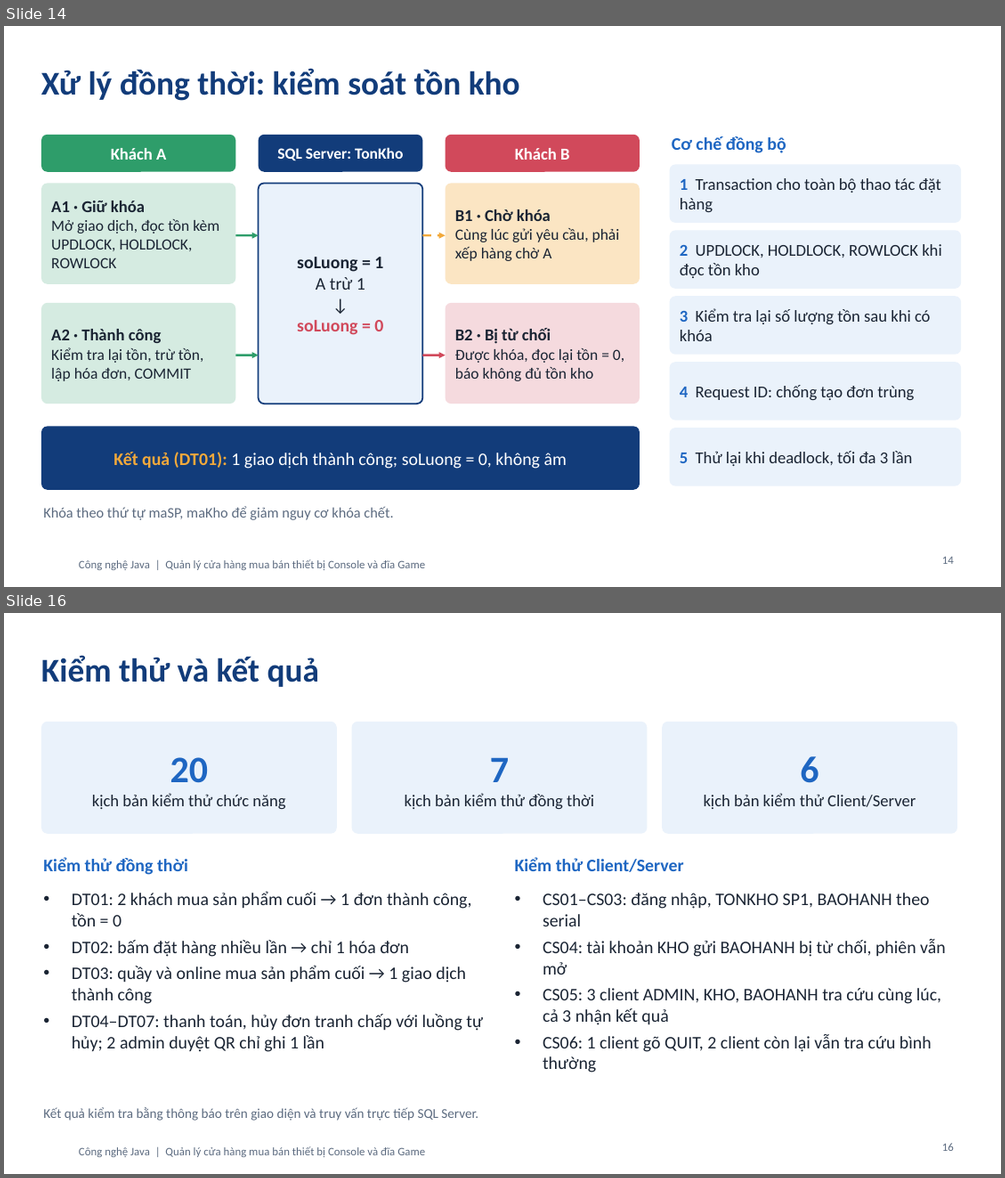
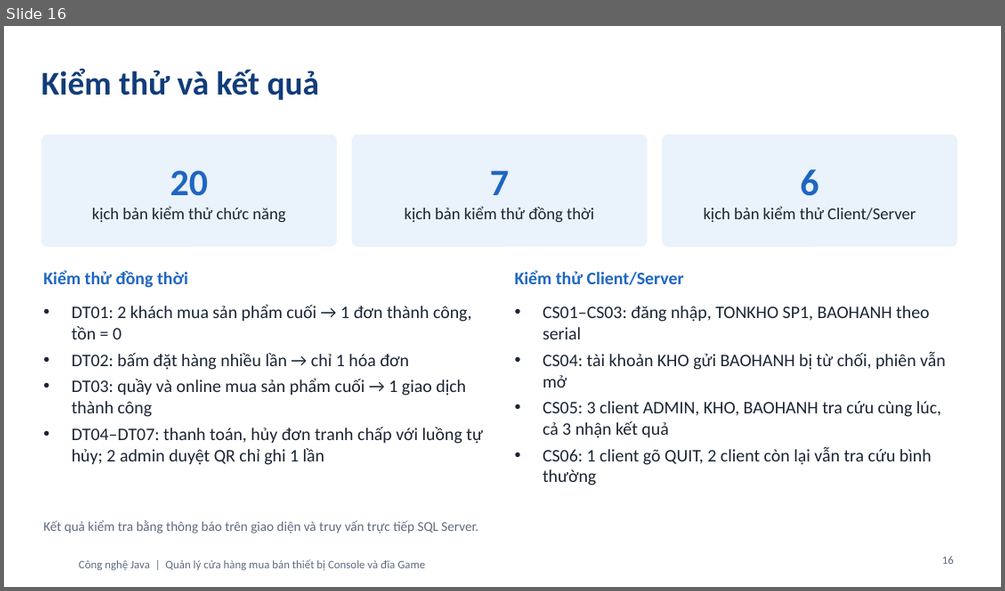
Before and after one commit to Penguin-IT/Web-ConsoleStore, a slide deck: BaoCao/ConsoleStore.pptx. Shown one above the other, each under a label of ours: slides 14 and 16 before the commit, slide 16 after it; the slides between them are not shown. The pictures are 1005x1178 and 1005x591 pixels, drawn with LibreOffice and Linux fonts; fonts in the diff are those of the drawing; background and template pictures are left out. Boxes give left, top, right and bottom in pixels: in the first picture for what was removed or moved away, otherwise in the second. Text is boxed around its words. In the diff, an @@ line names an element or a change of style, - is before the commit and + after.

```diff
--- a/BaoCao/ConsoleStore.pptx
+++ b/BaoCao/ConsoleStore.pptx
@@ slide 14 removed at [4,26,1001,587], background #FFFFFF; not listed: 1 template element that a slide beside it also shows @@
@@ title removed at [41,68,520,101] @@
-Xử lý đồng thời: kiểm soát tồn kho
@@ rounded rectangle removed at [41,135,235,172] @@
-Khách A
@@ rounded rectangle removed at [259,135,423,172] @@
-SQL Server: TonKho
@@ rounded rectangle removed at [445,135,639,172] @@
-Khách B
@@ text removed at [672,136,785,153] @@
-Cơ chế đồng bộ
@@ rounded rectangle removed at [41,183,235,284] @@
-A1 · Giữ khóa
-Mở giao dịch, đọc tồn kèm UPDLOCK, HOLDLOCK, ROWLOCK
@@ rounded rectangle removed at [259,183,423,403] @@
-soLuong = 1
-A trừ 1
-↓
-soLuong = 0
@@ rounded rectangle removed at [445,183,639,284] @@
-B1 · Chờ khóa
-Cùng lúc gửi yêu cầu, phải xếp hàng chờ A
@@ rounded rectangle removed at [670,164,961,223] @@
-1 Transaction cho toàn bộ thao tác đặt hàng
@@ arrow removed from (235, 235) to (259, 235) @@
@@ arrow removed from (423, 235) to (445, 235) @@
@@ rounded rectangle removed at [670,230,961,289] @@
-2 UPDLOCK, HOLDLOCK, ROWLOCK khi đọc tồn kho
@@ rounded rectangle removed at [41,303,235,403] @@
-A2 · Thành công
-Kiểm tra lại tồn, trừ tồn, lập hóa đơn, COMMIT
@@ rounded rectangle removed at [445,303,639,403] @@
-B2 · Bị từ chối
-Được khóa, đọc lại tồn = 0, báo không đủ tồn kho
@@ rounded rectangle removed at [670,296,961,354] @@
-3 Kiểm tra lại số lượng tồn sau khi có khóa
@@ arrow removed from (235, 355) to (259, 355) @@
@@ arrow removed from (423, 355) to (445, 355) @@
@@ rounded rectangle removed at [670,362,961,420] @@
-4 Request ID: chống tạo đơn trùng
@@ rounded rectangle removed at [41,426,639,490] @@
-Kết quả (DT01): 1 giao dịch thành công; soLuong = 0, không âm
@@ rounded rectangle removed at [670,427,961,486] @@
-5 Thử lại khi deadlock, tối đa 3 lần
@@ text removed at [43,506,393,520] @@
-Khóa theo thứ tự maSP, maKho để giảm nguy cơ khóa chết.
@@ page number removed at [942,556,954,564] @@
-14
```
Also in this commit, not shown: 4 slides changed, 1 slide added.
